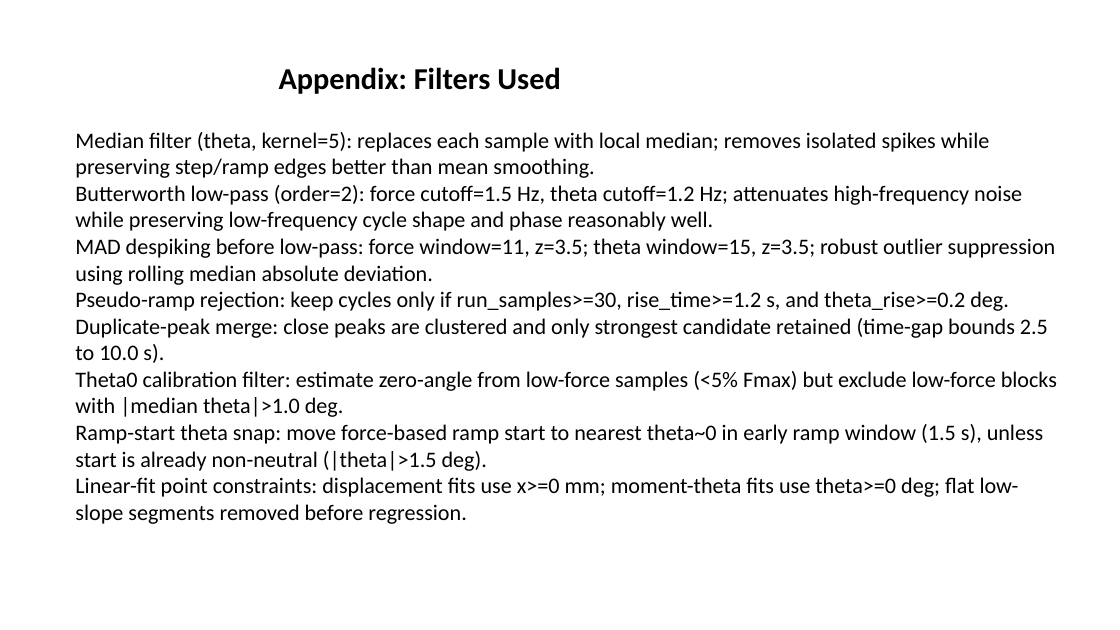
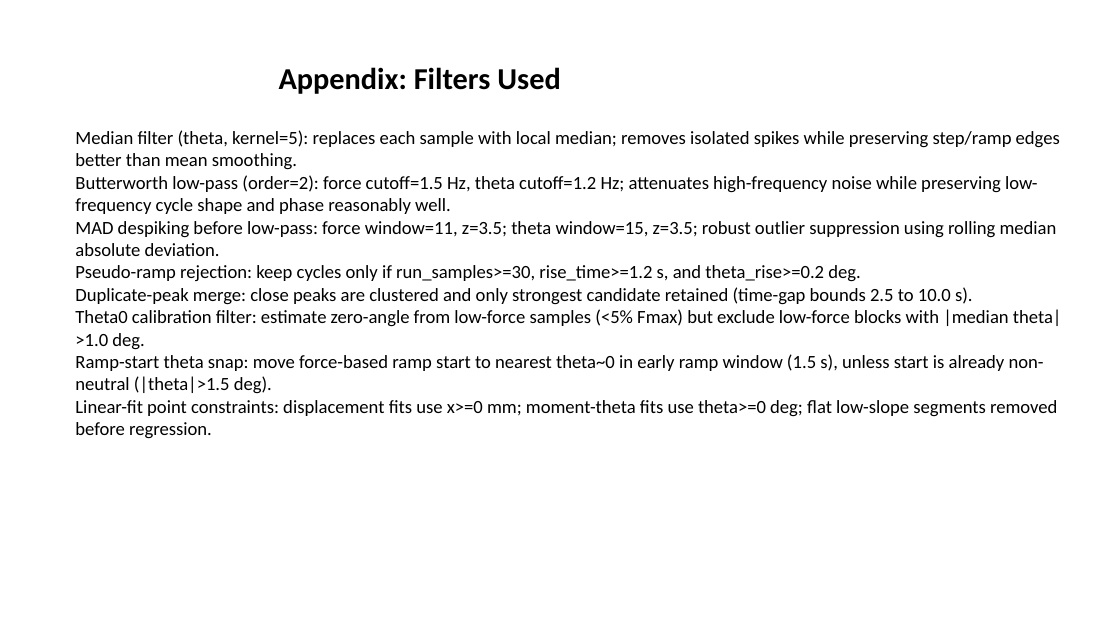
Before and after one commit to rbayoglu-glo/smart_instruments, a slide deck: slide 40 of output/cadaveric_testing_summary.pptx (slide 41 before the commit). Drawn at 1120x630 pixels with LibreOffice and Linux fonts; fonts in the diff are those of the drawing. Boxes give left, top, right and bottom in pixels: in the first picture for what was removed or moved away, otherwise in the second. Text is boxed around its words. In the diff, an @@ line names an element or a change of style, - is before the commit and + after.

```diff
--- a/output/cadaveric_testing_summary.pptx
+++ b/output/cadaveric_testing_summary.pptx
@@ text "Median filter (theta, kernel=5): replaces ..." at [75,130,1062,439]: size 19 to 16 pt @@
```
Also in this commit, not shown: 10 other slides changed, 17 slides added, 1 slide removed, 21 other files.
